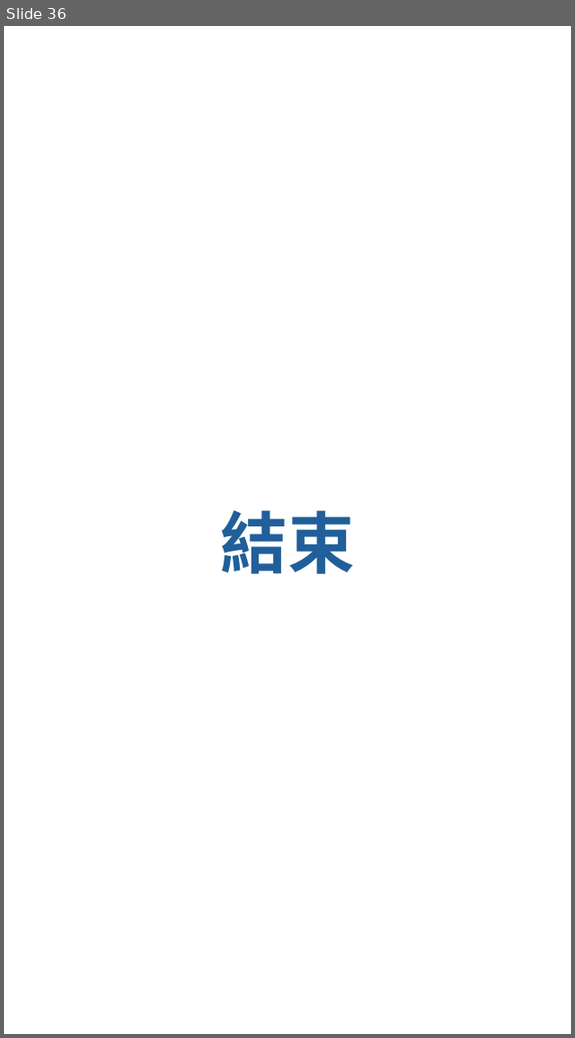
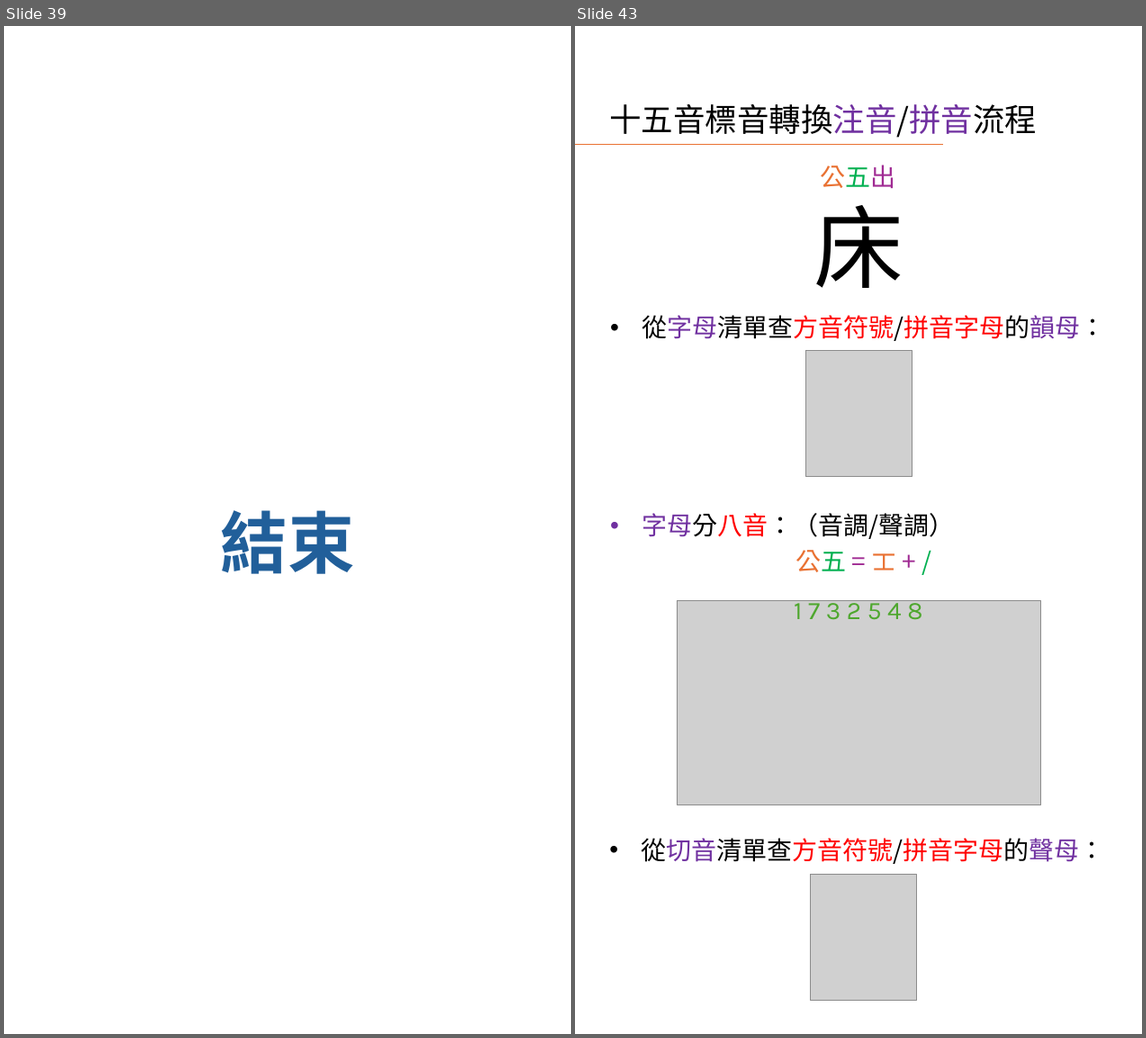
Before and after one commit to AlanJui/rime-tlpa, a slide deck: docs/guide/十五音輸入法簡介.pptx. Shown side by side, each under a label of ours: slide 36 before the commit, slides 39 and 43 after it; the slides between them are not shown. The pictures are 575x1038 and 1146x1038 pixels, drawn with LibreOffice and Linux fonts; fonts in the diff are those of the drawing; grey boxes stand for pictures. Boxes give left, top, right and bottom in pixels: in the first picture for what was removed or moved away, otherwise in the second. Text is boxed around its words. In the diff, an @@ line names an element or a change of style, - is before the commit and + after.

```diff
--- a/docs/guide/十五音輸入法簡介.pptx
+++ b/docs/guide/十五音輸入法簡介.pptx
@@ slide 43 added at (575, 26, 1142, 1034), background #FFFFFF @@
@@ title added at (609, 104, 1037, 138), 45.6 pt, text #000000 @@
+十五音標音轉換注音/拼音流程
@@ line added from (575, 145) to (942, 145), #0F9ED5 2 pt @@
@@ text added at (821, 165, 896, 188), 36 pt, text #E97132 @@
+公五出
@@ text added at (813, 205, 903, 288), 128 pt, text #000000 @@
+床
@@ text added at (642, 315, 1105, 341), 36 pt, text #FF0000 @@
+• 從字母清單查方音符號/拼音字母的韻母：
@@ picture added at (805, 350, 912, 477) @@
@@ text added at (642, 513, 954, 539), 36 pt, text #000000 @@
+• 字母分八音：（音調/聲調）
@@ text added at (795, 550, 896, 572), 36 pt, text #E97132 @@
+公五 = ㆲ + /
@@ picture added at (677, 600, 1040, 805) @@
@@ text added at (794, 597, 922, 620), 36 pt, text #4EA72E @@
+1 7 3 2 5 4 8
@@ text added at (641, 838, 1104, 864), 36 pt, text #FF0000 @@
+• 從切音清單查方音符號/拼音字母的聲母：
@@ picture added at (811, 874, 916, 1000) @@
@@ what was slide 36 is now slide 39 @@
```
Also in this commit, not shown: 5 slides changed, 10 other slides added, 2 slides removed, 19 other files.
